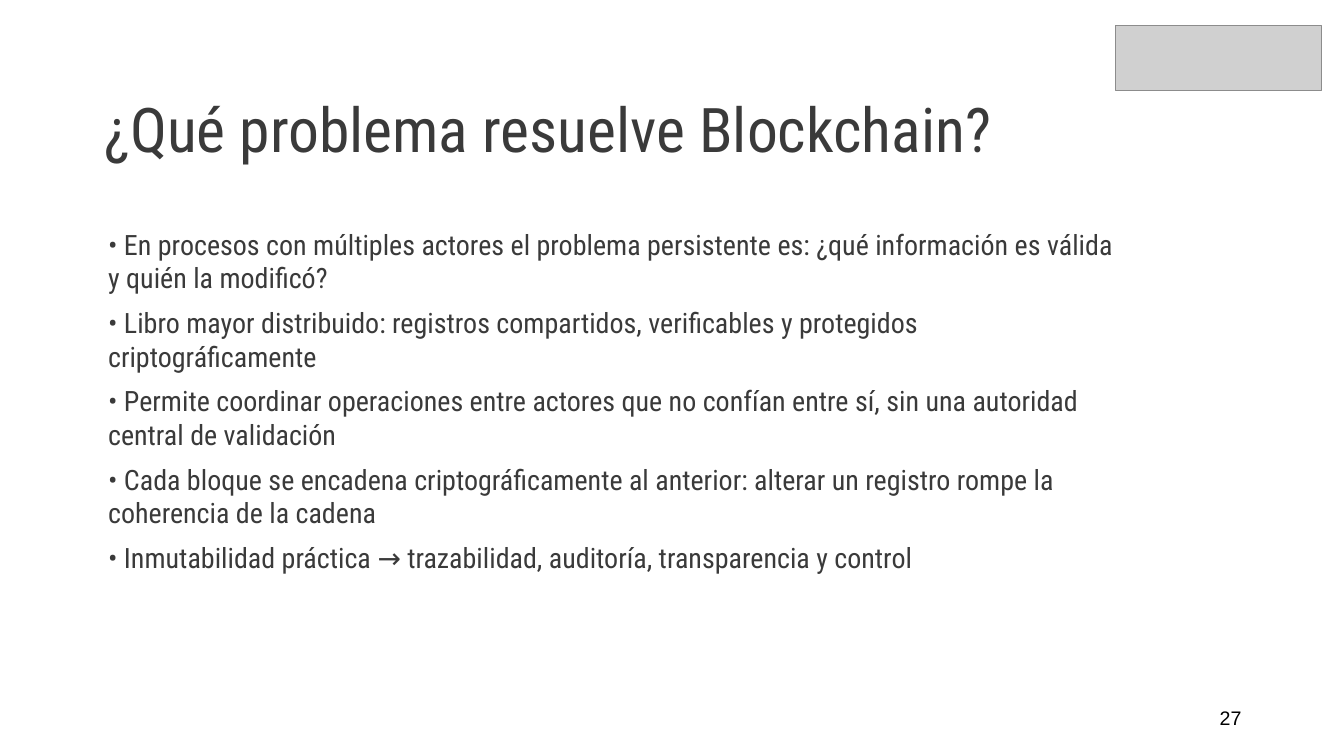
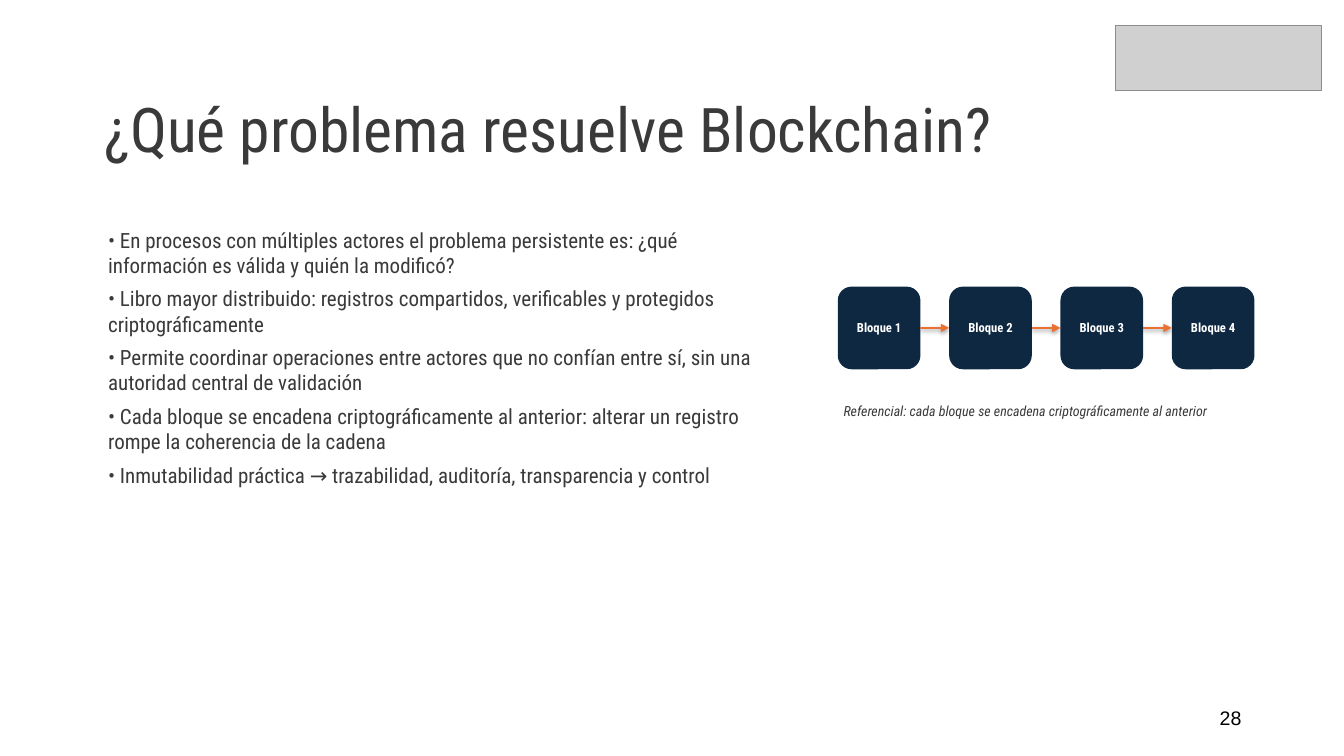
Before and after one commit to diegozamoranoWP/Diplomado-PUCV, a slide deck: slide 28 of Modulo_3_Transformacion_Digital/Clase_1_Transformacion_Digital.pptx (slide 27 before the commit). Drawn at 1344x756 pixels with LibreOffice and Linux fonts; fonts in the diff are those of the drawing; grey boxes stand for pictures. Boxes give left, top, right and bottom in pixels: in the first picture for what was removed or moved away, otherwise in the second. Text is boxed around its words. In the diff, an @@ line names an element or a change of style, - is before the commit and + after.

```diff
--- a/Modulo_3_Transformacion_Digital/Clase_1_Transformacion_Digital.pptx
+++ b/Modulo_3_Transformacion_Digital/Clase_1_Transformacion_Digital.pptx
@@ text "• En procesos con múltiples ..." at [108, 232, 750, 488]: size 20 to 15 pt; less space between paragraphs @@
@@ rounded rectangle added at [838, 286, 921, 369], fill #0E2841, 9 pt, text #FFFFFF, bold @@
+Bloque 1
@@ rounded rectangle added at [950, 286, 1032, 369], fill #0E2841, 9 pt, text #FFFFFF, bold @@
+Bloque 2
@@ rounded rectangle added at [1061, 286, 1143, 369], fill #0E2841, 9 pt, text #FFFFFF, bold @@
+Bloque 3
@@ rounded rectangle added at [1173, 286, 1255, 369], fill #0E2841, 9 pt, text #FFFFFF, bold @@
+Bloque 4
@@ arrow added from (921, 328) to (950, 328), #E97132 1.5 pt @@
@@ arrow added from (1032, 328) to (1061, 328), #E97132 1.5 pt @@
@@ arrow added from (1143, 328) to (1173, 328), #E97132 1.5 pt @@
@@ text added at [844, 405, 1207, 419], 10 pt, text #3A3A3A, italic @@
+Referencial: cada bloque se encadena criptográficamente al anterior
@@ text at [1220, 711, 1242, 726]: text changed @@
-27
+28
```
Also in this commit, not shown: 31 other slides changed, 1 slide added.
